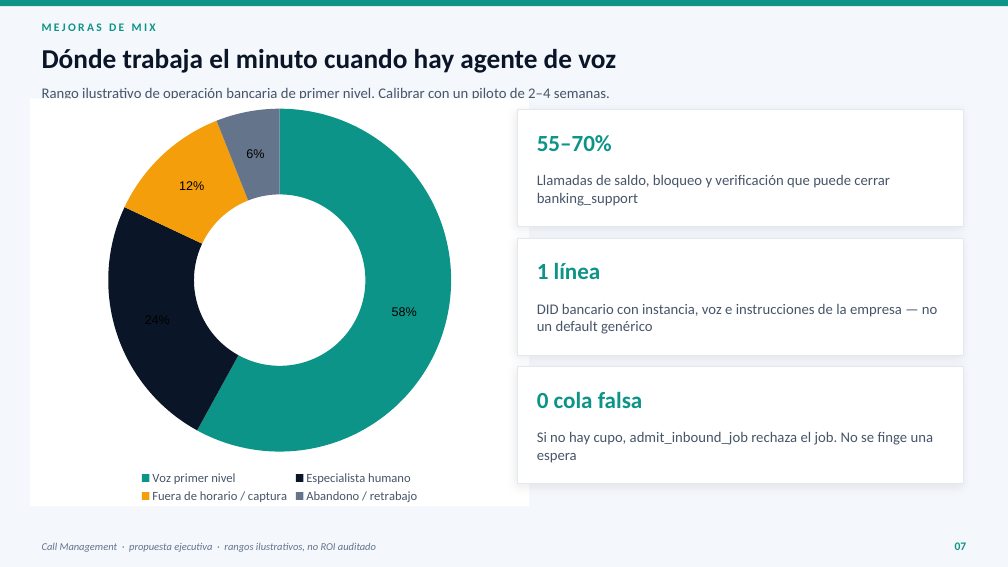
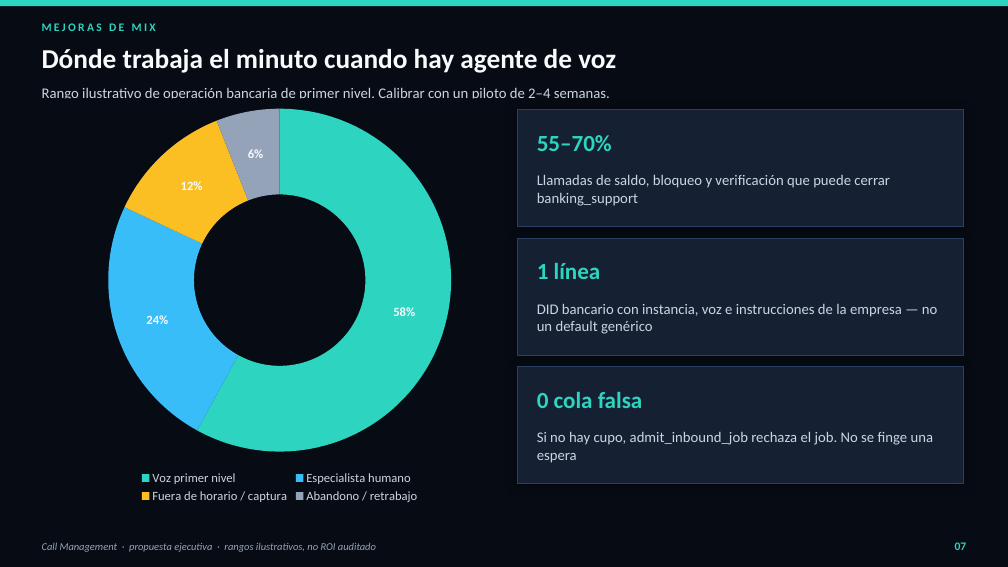
Before and after one commit to Zombie10/CallManagement, a slide deck: slide 7 of docs/Propuesta_Callcenter_Bancario.pptx. Drawn at 1008x567 pixels with LibreOffice and Linux fonts; fonts in the diff are those of the drawing. Boxes give left, top, right and bottom in pixels: in the first picture for what was removed or moved away, otherwise in the second. Text is boxed around its words. In the diff, an @@ line names an element or a change of style, - is before the commit and + after.

Commit message:
docs: dark theme and higher-contrast charts for the banking proposal
All slides use navy surfaces; doughnut and bar charts render on a dark
plot with teal/sky/amber series and light labels instead of a white box.

```diff
--- a/docs/Propuesta_Callcenter_Bancario.pptx
+++ b/docs/Propuesta_Callcenter_Bancario.pptx
@@ background #F4F7FB to #070B14 @@
@@ rectangle at bbox=[0, 0, 1008, 6]: fill #0D9488 to #2DD4BF @@
@@ text "Dónde trabaja el minuto cuando ..." at bbox=[42, 49, 616, 73]: text colour #0A1628 to #F8FAFC @@
@@ doughnut chart at bbox=[30, 98, 529, 507] @@
@@ data labels of Series 1 changed @@
@@ colours of single points changed @@
@@ legend changed @@
@@ hole size changed @@
@@ background changed @@
@@ fill #FFFFFF to #152033; outline #E2E8F0 1 pt to #2A4060 1 pt; shadow changed in 3 elements at bbox=[518, 110, 964, 227], bbox=[518, 238, 964, 355], bbox=[518, 367, 964, 484] @@
@@ text colour #475569 to #CBD5E1 in 4 elements at bbox=[42, 87, 610, 99], bbox=[537, 175, 890, 206], bbox=[537, 304, 937, 334], bbox=[537, 432, 934, 463] @@
@@ text "Call Management · propuesta ejecutiva ..." at bbox=[42, 542, 376, 552]: text colour #64748B to #94A3B8 @@
@@ text colour #0D9488 to #2DD4BF in 5 elements at bbox=[42, 23, 156, 31], bbox=[537, 135, 612, 151], bbox=[537, 263, 601, 279], bbox=[537, 392, 643, 408], bbox=[955, 542, 967, 550] @@
```
Also in this commit, not shown: 11 other slides changed, 2 other files.
